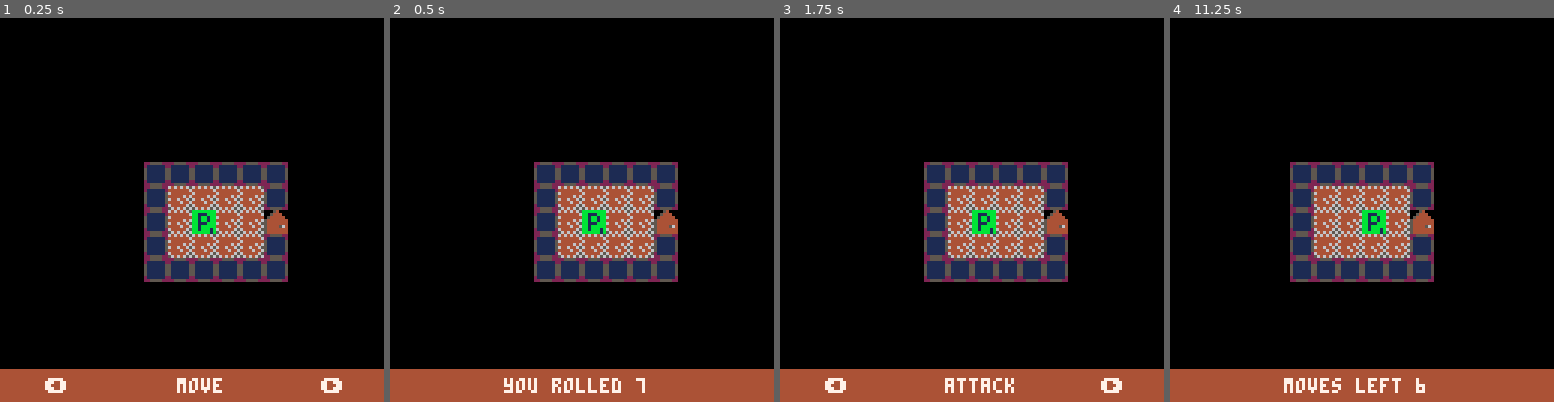
Above: before the commit, frames 1-4 (left to right).
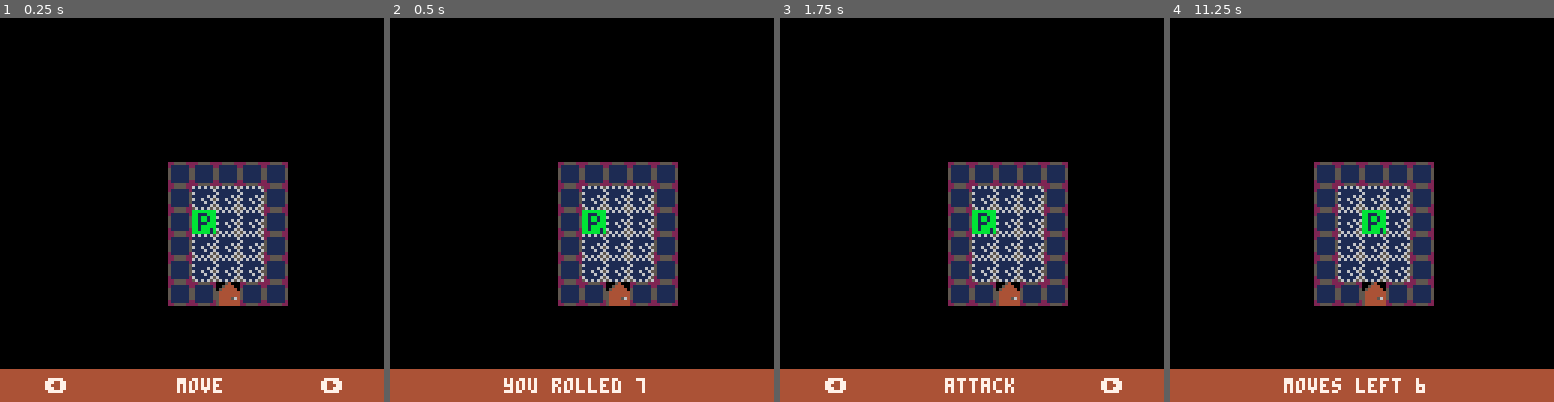
Above: after the commit, the same moments.

Repository: rad-corps/HQuest
Game: PICO-8 cartridge hq.p8
Same seed, same stepped clock (60 frames per second), same inputs: the game is played once before the commit and once after it.
Inputs:
- Up to frame 1 (0.25 s): no input
- Up to frame 2 (0.5 s): tap X (X key) at 0.33 s
- Up to frame 3 (1.75 s): tap O (Z key) at 0.7, 1.7 s; tap X (X key) at 1.07 s; hold Right from 1.6 s (still down)
- Up to frame 4 (11.25 s): tap X (X key) every 1.12 s from 1.85 to 10.78 s; release Right at 2.1 s; tap O (Z key) every 0.4 s from 2.1 to 10.9 s; hold Up 2.15-2.42 s; hold Right 2.47-3.03 s; hold Left 3.08-3.58 s; hold Down 3.63-3.97 s; hold Right 4.02-4.68 s; hold Up 4.73-5.03 s; hold Left 5.08-5.68 s; hold Down 5.73-6.03 s; hold Right 6.08-6.58 s; hold Right 6.63-7.13 s; hold Up 7.18-7.45 s; hold Right 7.5-8.07 s; hold Left 8.12-8.62 s; hold Down 8.67-9 s; hold Right 9.05-9.72 s; hold Up 9.77-10.07 s; hold Left 10.12-10.72 s; hold Down 10.77-11.07 s; hold Right from 11.12 s (still down)

The runs differ from the first frame. In frame 1, 7.9% of the frame differs, in the area x 37-75%, y 37-75%; in frame 2, 7.9%; in frame 3, 7.9%; in frame 4, 7.9%.

Commit message:
rough first level

Diff:
--- a/hq.p8
+++ b/hq.p8
@@ -13,25 +13,65 @@
 move_or_action_menu = {}
 cam_cache = {0,0}
 mission = {
-	starting_point = {3,3},
+	starting_point = {2,20},
 	door_locations = {
+		{4,5},
 		{6,3},
-		{11,2},
-		{14,1},
-		{22,2},
-		{27,2},
-		{6,9},
-		{11,9},
-		{18,9}
+		{11,3},
+		{4,11},
+		{9,11},
+		{1,15},
+		{13,17},
+		{11,20},
+		{3,23},
+		{8,23},
+		{18,20},
+		{20,12}
 	},
 	enemies = { --x, y, type
-		{9,2,1},
-		{10,4,2},
-		{16,0,1},
-		{10,0,1},
+		{3,3,2},
+		{4,3,2},
+		{8,2,3},
+		{8,3,6},
+		{8,4,3},
+		{12,4,2},
+		{12,5,6},
+		{13,5,2},
+		{4,8,1},
+		{8,9,1},
+		{9,9,1},
+		{0,17,1},
+		{3,15,1},
+		{3,16,4},
+		{9,19,4},
+		{10,20,4},
+		{13,19,1},
+		{13,21,1}, --todo enemy type (D) room
+		{16,24,4},
+		{20,21,4}, --todo enemy type (knight)
+		{21,20,4}, --todo enemy type (knight)
+		{22,19,3},
+		{15,14,3}, --todo enemy type (knight)
+		{18,14,3}, --todo enemy type (knight)
+		{18,11,3},
+		{16,11,8}
+
+	-- add(enemy_type, {"goblin",10,2,1,1,1, 16})
+	-- add(enemy_type, {"skeleton",6,2,2,1,0, 17})
+	-- add(enemy_type, {"zombie",5,2,3,1,0,18})
+	-- add(enemy_type, {"orc",8,3,2,1,2,19})
+	-- add(enemy_type, {"fimir",6,3,3,2,3,20})
+	-- add(enemy_type, {"mummy",4,3,4,2,0,21})
+	-- add(enemy_type, {"chaos warrior",7,4,4,3,3,22})
+	-- add(enemy_type, {"gargoyle",6,4,5,3,4,23})
+
 	},
 	rocks = {
-		{11,0}
+		{0,1},
+		{18,24},
+		{22,12},
+		{16,7},
+		{17,7}
 	}
 }
 
@@ -665,7 +705,7 @@
 		add(rooms, room:new())
 	end
 
-	rooms[1]:init(2,2,4,3,false,true)
+	rooms[1]:init(2,2,4,3)
 	rooms[2]:init(7,2,4,3)
 	rooms[3]:init(12,2,3,5)
 	rooms[3]:init(12,2,3,5)
@@ -680,7 +720,7 @@
 	rooms[12]:init(2,14,3,4)
 	rooms[13]:init(6,14,2,3)
 	rooms[14]:init(9,14,2,3)
-	rooms[15]:init(2,19,3,4)
+	rooms[15]:init(2,19,3,4, false, true)
 	rooms[16]:init(6,18,5,5)
 	rooms[17]:init(12,18,3,5)
 	rooms[18]:init(23,14,4,4)
